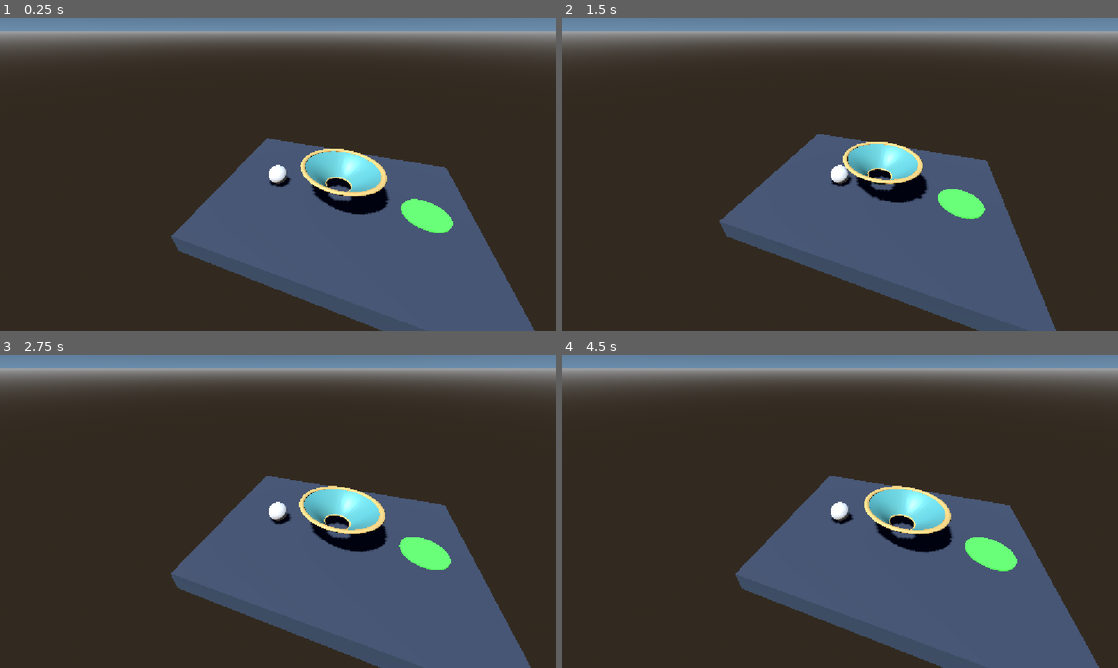
Above: before the commit, frames 1-4 (two rows, left to right).
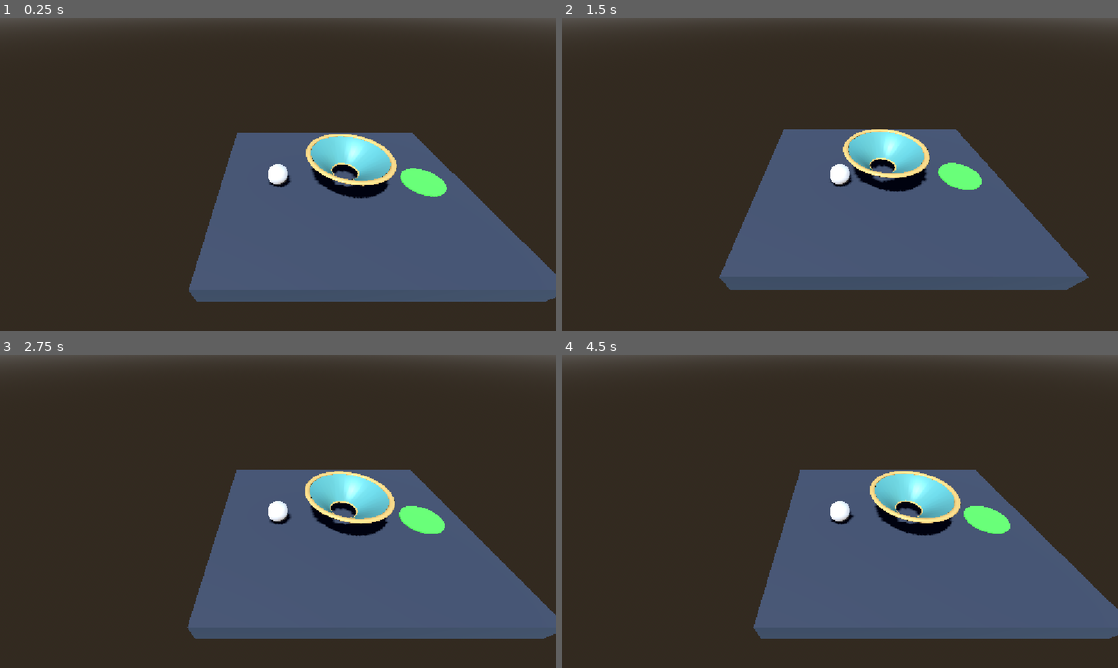
Above: after the commit, the same moments.

Repository: DestroyerMob/rolypoly
Game: Godot game, scene res://scenes/obstacles/funnel_demo.tscn
The game is run twice, just before and just after one commit, with the same random seed, the same clock (stepped at 60 frames per second) and the same inputs. This scene is started directly instead of the project's main scene.
Inputs:
- Up to frame 1 (0.25 s): no input
- Up to frame 2 (1.5 s): tap Enter at 0.5 s; hold D (right) 0.53-1.28 s; tap Space (jump) at 0.77 s; hold S (backward) from 1.28 s (still down)
- Up to frame 3 (2.75 s): tap Space (jump) at 1.52 s; release S (backward) at 2.03 s; hold D (right) from 2.03 s (still down)
- Up to frame 4 (4.5 s): release D (right) at 2.78 s; hold W (forward) 2.78-3.53 s; tap Space (jump) at 3.02, 3.77 s; hold A (left) from 3.53 s (still down)

The runs differ from the first frame. In frame 1, 24% of the frame differs, in the area x 0-100%, y 0-100%; in frame 2, 23%; in frame 3, 24%; in frame 4, 24%.

Commit message:
fix the movement bug

Diff:
--- a/scenes/obstacles/funnel_demo.tscn
+++ b/scenes/obstacles/funnel_demo.tscn
@@ -70,7 +70,7 @@
 position = Vector3(0, -5, 0)
 
 [node name="Camera3D" type="Camera3D" parent="."]
-transform = Transform3D(1, 0, 0, 0, 0.786744, 0.617279, 0, -0.617279, 0.786744, 0, 7, 8.5)
+transform = Transform3D(1, 0, 0, 0, 0.786744, 0.617279, 0, -0.617279, 0.786744, -3.2, 7, 7.5)
 script = ExtResource("3_camera")
 
 [node name="DirectionalLight3D" type="DirectionalLight3D" parent="."]
--- a/scenes/obstacles/ladle_demo.tscn
+++ b/scenes/obstacles/ladle_demo.tscn
@@ -51,7 +51,7 @@
 position = Vector3(0, -5, 0)
 
 [node name="Camera3D" type="Camera3D" parent="."]
-position = Vector3(4.3, 7.5, 12)
+transform = Transform3D(1, 0, 0, 0, 0.786744, 0.617279, 0, -0.617279, 0.786744, 0, 7, 7.5)
 script = ExtResource("3_camera")
 
 [node name="DirectionalLight3D" type="DirectionalLight3D" parent="."]
--- a/scenes/obstacles/rolling_pin_demo.tscn
+++ b/scenes/obstacles/rolling_pin_demo.tscn
@@ -50,7 +50,7 @@
 position = Vector3(0, -5, 0)
 
 [node name="Camera3D" type="Camera3D" parent="."]
-transform = Transform3D(1, 0, 0, 0, 0.786744, 0.617279, 0, -0.617279, 0.786744, 0, 7, 8.5)
+transform = Transform3D(1, 0, 0, 0, 0.786744, 0.617279, 0, -0.617279, 0.786744, 0, 7, 7.5)
 script = ExtResource("3_camera")
 
 [node name="DirectionalLight3D" type="DirectionalLight3D" parent="."]
